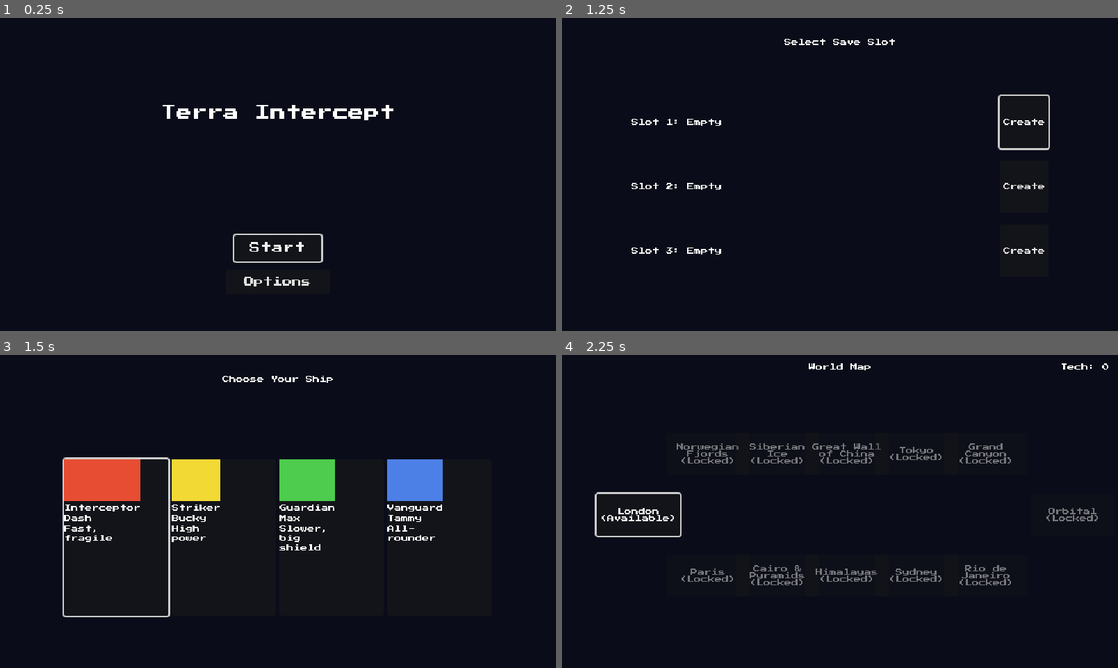
Above: before the commit, frames 1-4 (two rows, left to right).
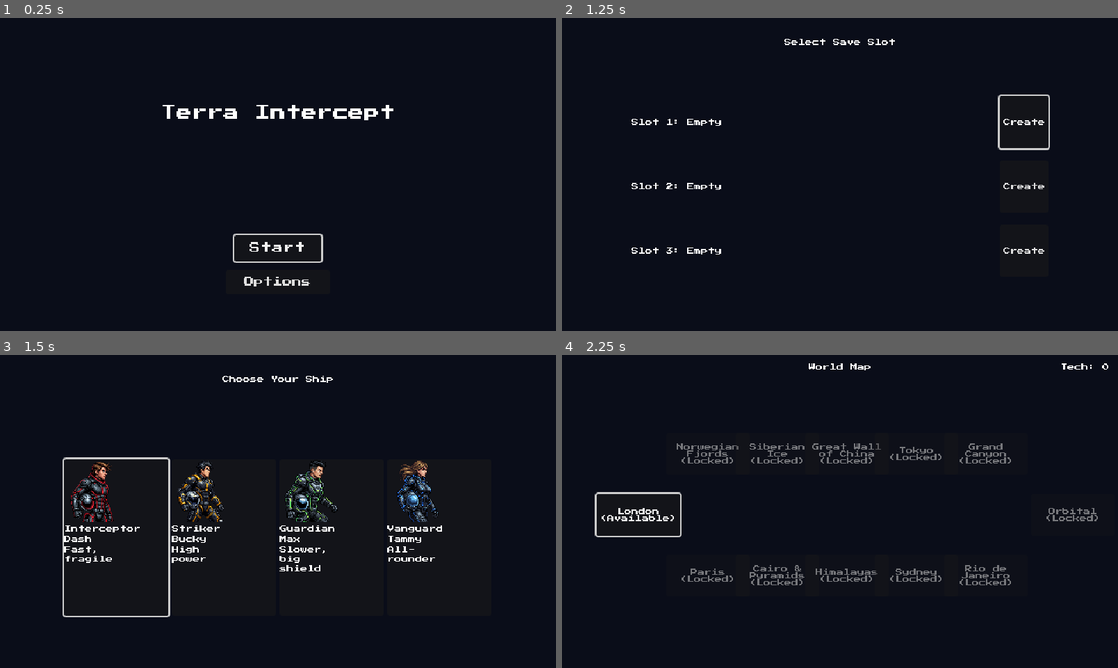
Above: after the commit, the same moments.

Repository: Funfetsunk/terra-intercept
Game: Godot game, scene res://scenes/menus/title_screen.tscn
The game is run twice, just before and just after one commit, with the same random seed, the same clock (stepped at 60 frames per second) and the same inputs.
Inputs (mouse positions are in pixels of both pictures, inside the frame that each line leads up to):
- Up to frame 1 (0.25 s): no input
- Up to frame 2 (1.25 s): click "Start" at 0.5 s
- Up to frame 3 (1.5 s): click "Create" at 1.25 s
- Up to frame 4 (2.25 s): click (678, 536) at 2 s

Frames 1-2 are identical in both runs. In frame 3, 8.2% of the frame differs, in the area x 11-80%, y 33-70%; in frame 4, nothing differs.

Commit message:
Swap in real ship-select art for all four ships
Adds ShipData.select_art (Texture2D), sets it on each ship .tres, and
wires ship_select_entry.tscn to render it via a TextureRect nested
inside the old Swatch placeholder (kept as a transparent sizing
wrapper so container child order is preserved). Verified live via
title -> slot select -> create -> ship select with no errors.

Co-Authored-By: Claude Sonnet 5 <noreply@anthropic.com>
Claude-Session: https://claude.ai/code/session_01A5TCL2SQxQszExogRQDTpi

Diff:
--- a/data/ships/guardian_ship_data.tres
+++ b/data/ships/guardian_ship_data.tres
@@ -2,6 +2,7 @@
 
 [ext_resource type="Script" uid="uid://boquiv061idvy" path="res://scripts/resources/ship_data.gd" id="1"]
 [ext_resource type="Texture2D" uid="uid://trmgal1ykn3w" path="res://art/placeholder/shumped-asset-pack/atlas/bullet_pill_blue.tres" id="1_yhuam"]
+[ext_resource type="Texture2D" uid="uid://bun7c7pv50deb" path="res://art/sprites/ship_select/guardian_select.png" id="3_ruij8"]
 
 [resource]
 script = ExtResource("1")
@@ -10,6 +11,7 @@
 ship_color = Color(0.3, 0.8, 0.3, 1)
 traits_description = "Slower, big shield"
 radio_intro = "Max on station. I've got you."
+select_art = ExtResource("3_ruij8")
 move_speed = 118.0
 shield_max = 10.0
 shield_recharge_rate = 2.5
--- a/data/ships/interceptor_ship_data.tres
+++ b/data/ships/interceptor_ship_data.tres
@@ -2,6 +2,7 @@
 
 [ext_resource type="Script" uid="uid://boquiv061idvy" path="res://scripts/resources/ship_data.gd" id="1"]
 [ext_resource type="Texture2D" uid="uid://trmgal1ykn3w" path="res://art/placeholder/shumped-asset-pack/atlas/bullet_pill_blue.tres" id="1_vqla0"]
+[ext_resource type="Texture2D" uid="uid://b4uppgorx7u4h" path="res://art/sprites/ship_select/interceptor_select.png" id="3_6oecn"]
 
 [resource]
 script = ExtResource("1")
@@ -10,6 +11,7 @@
 ship_color = Color(0.9, 0.3, 0.2, 1)
 traits_description = "Fast, fragile"
 radio_intro = "Dash, inbound. Watch this."
+select_art = ExtResource("3_6oecn")
 move_speed = 182.0
 shield_max = 4.0
 hull_max = 2.0
--- a/data/ships/striker_ship_data.tres
+++ b/data/ships/striker_ship_data.tres
@@ -2,6 +2,7 @@
 
 [ext_resource type="Script" uid="uid://boquiv061idvy" path="res://scripts/resources/ship_data.gd" id="1"]
 [ext_resource type="Texture2D" uid="uid://trmgal1ykn3w" path="res://art/placeholder/shumped-asset-pack/atlas/bullet_pill_blue.tres" id="1_vph8y"]
+[ext_resource type="Texture2D" uid="uid://cf8eleq8et15k" path="res://art/sprites/ship_select/striker_select.png" id="3_f0uc6"]
 
 [resource]
 script = ExtResource("1")
@@ -10,6 +11,7 @@
 ship_color = Color(0.95, 0.85, 0.2, 1)
 traits_description = "High power"
 radio_intro = "Bucky here. Guns hot, say the word."
+select_art = ExtResource("3_f0uc6")
 move_speed = 134.0
 fire_rate = 12.0
 bullet_speed = 280.0
--- a/data/ships/vanguard_ship_data.tres
+++ b/data/ships/vanguard_ship_data.tres
@@ -2,6 +2,7 @@
 
 [ext_resource type="Script" uid="uid://boquiv061idvy" path="res://scripts/resources/ship_data.gd" id="1"]
 [ext_resource type="Texture2D" uid="uid://trmgal1ykn3w" path="res://art/placeholder/shumped-asset-pack/atlas/bullet_pill_blue.tres" id="1_r1l1u"]
+[ext_resource type="Texture2D" uid="uid://6w5veomx7kp0" path="res://art/sprites/ship_select/vanguard_select.png" id="3_qi20r"]
 
 [resource]
 script = ExtResource("1")
@@ -10,6 +11,7 @@
 ship_color = Color(0.3, 0.5, 0.9, 1)
 traits_description = "All-rounder"
 radio_intro = "Tammy, standing by. Just say when."
+select_art = ExtResource("3_qi20r")
 move_speed = 139.0
 bullet_texture = ExtResource("1_r1l1u")
 special_shape = 3
--- a/scenes/menus/ship_select_entry.gd
+++ b/scenes/menus/ship_select_entry.gd
@@ -5,13 +5,13 @@
 
 @export var ship: ShipData
 
-@onready var _swatch: ColorRect = $VBoxContainer/Swatch
+@onready var _art: TextureRect = $VBoxContainer/Swatch/Art
 @onready var _name_label: Label = $VBoxContainer/NameLabel
 @onready var _pilot_label: Label = $VBoxContainer/PilotLabel
 @onready var _traits_label: Label = $VBoxContainer/TraitsLabel
 
 func _ready() -> void:
-	_swatch.color = ship.ship_color
+	_art.texture = ship.select_art
 	_name_label.text = ship.ship_name
 	_pilot_label.text = ship.pilot_name
 	_traits_label.text = ship.traits_description
--- a/scenes/menus/ship_select_entry.tscn
+++ b/scenes/menus/ship_select_entry.tscn
@@ -11,9 +11,17 @@
 mouse_filter = 2
 
 [node name="Swatch" type="ColorRect" parent="VBoxContainer" unique_id=1237554311]
-custom_minimum_size = Vector2(48, 48)
+custom_minimum_size = Vector2(72, 72)
 layout_mode = 2
 mouse_filter = 2
+color = Color(0, 0, 0, 0)
+
+[node name="Art" type="TextureRect" parent="VBoxContainer/Swatch" unique_id=24328964]
+texture_filter = 1
+custom_minimum_size = Vector2(72, 72)
+layout_mode = 0
+offset_right = 72.0
+offset_bottom = 72.0
 
 [node name="NameLabel" type="Label" parent="VBoxContainer" unique_id=1890638275]
 layout_mode = 2
--- a/scripts/resources/ship_data.gd
+++ b/scripts/resources/ship_data.gd
@@ -9,6 +9,7 @@
 @export var ship_color: Color = Color.WHITE
 @export var traits_description: String = ""
 @export var radio_intro: String = ""
+@export var select_art: Texture2D
 
 @export_group("Movement")
 @export var move_speed: float = 90.0
Binary file added: art/sprites/ship_select/guardian_select.png
Not shown, added: art/sprites/ship_select/guardian_select.png.import
Binary file added: art/sprites/ship_select/interceptor_select.png
Not shown, added: art/sprites/ship_select/interceptor_select.png.import
Binary file added: art/sprites/ship_select/striker_select.png
Not shown, added: art/sprites/ship_select/striker_select.png.import
Binary file added: art/sprites/ship_select/vanguard_select.png
Not shown, added: art/sprites/ship_select/vanguard_select.png.import
Not shown: 1 places in scenes/menus/ship_select.tscn that only renumber resources
